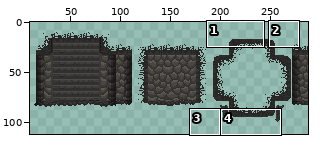
Edited in one commit: sprite sheet (Assets/images/platform.png). The first picture is a wide view before the edit; the outline marks the close-up.
Close-up. Before:
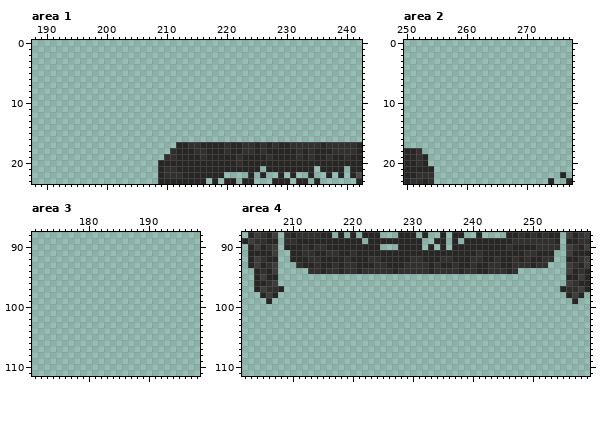
The file is 288x112 pixels. Colours within 5 levels of each other are drawn and written as one. Shown: area 1: x 188..242, y 0..23; area 2: x 250..277, y 0..23; area 3: x 171..198, y 88..111; area 4: x 202..259, y 88..111. The wide view leaves out empty margins. The commit also changed other parts of the picture, which this record leaves out.
After:
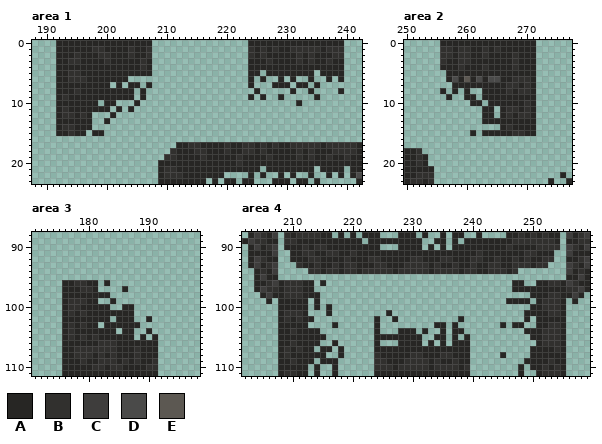
Palette (. is transparent): A #272624  B #31302e  C #3e3d3c  D #4a4a49  E #5c5852
The edit:
--- area 1
@@ x 188..242 @@
- 0 .......................................................
- 1 .......................................................
- 2 .......................................................
- 3 .......................................................
- 4 .......................................................
- 5 .......................................................
- 6 .......................................................
- 7 .......................................................
- 8 .......................................................
- 9 .......................................................
-10 .......................................................
-11 .......................................................
-12 .......................................................
-13 .......................................................
-14 .......................................................
-15 .......................................................
+ 0 ....AAAAAAAAAAAAAAAA................AAAAAAAAAAAAAAAA...
+ 1 ....AAAAAABBAAAABAAB................BABABAABBBBBABBB...
+ 2 ....AAABAAABBAAABAAB................BABAAAAABABAAABB...
+ 3 ....AABBAAAABAAAAABA................AAABAAAABABAABAA...
+ 4 ....AAAAAAAAAAAAAABA................AAAAAAAAAAAAAAAA...
+ 5 ....AABBAAAAAAAAAAAA................AA.AAAAAAAA.AAAA...
+ 6 ....AABBBAAAAAAA....................A.A..A.A..A..A.A...
+ 7 ....AAAAAAAAA.A.AA.A................A...AAA.AA.A.......
+ 8 ....AAABAAAAAAAAA.A..................A.....A..A....A...
+ 9 ....ABAAAAAAAAAAA.A.................A.A..A.....A.......
+10 ....AAAAAAA.AA...A..........................A..........
+11 ....ABAAAAAAA.A.A......................................
+12 ....ABBABA...A.........................................
+13 ....AAAAAA..A..........................................
+14 ....ABBAAA.............................................
+15 ....AABAA.AA...........................................
 16 .......................................................
--- area 2
@@ x 250..277 @@
- 0 ............................
- 1 ............................
- 2 ............................
- 3 ............................
- 4 ............................
- 5 ............................
- 6 ............................
- 7 ............................
- 8 ............................
- 9 ............................
-10 ............................
-11 ............................
-12 ............................
-13 ............................
-14 ............................
-15 ............................
+ 0 ......AAAAAAAAAAAAAAAA......
+ 1 ......BBABBAABABAAAAAA......
+ 2 ......BBABBAABAAAABAAA......
+ 3 ......BAABBAAAAAAABAAA......
+ 4 ......AAABAAABAAAABAAA......
+ 5 .......AAAAAAAAAAAAAAA......
+ 6 .......ADAEADADDAABBBA......
+ 7 ........AAAAAAAAABBABA......
+ 8 ......A.A.A..AAAABABBA......
+ 9 .......A..AA.AAAAAAAAA......
+10 ...........AA.AAAAAABA......
+11 .............AA.ABBABA......
+12 .............AA.ABABBA......
+13 .............AAAAAAAAA......
+14 ................ABAAAA......
+15 ...........A.AAAAABBAA......
 16 ............................
--- area 3
@@ x 171..198 @@
  95 ............................
- 96 ............................
- 97 ............................
- 98 ............................
- 99 ............................
-100 ............................
-101 ............................
-102 ............................
-103 ............................
-104 ............................
-105 ............................
-106 ............................
-107 ............................
-108 ............................
-109 ............................
-110 ............................
-111 ............................
+ 96 .....AABBAA.A...............
+ 97 .....AAABBA....A............
+ 98 .....AAAAAAAA...............
+ 99 .....ABBBAA..A..............
+100 .....ABBAAAAA..AA...........
+101 .....ABABAAAAAAAA...........
+102 .....AAAAAAAA.AAA..A........
+103 .....ABABAA.AAAAAA..........
+104 .....ABAAAAAAA.AA..A........
+105 .....ABABABAAAAAA.A.A.......
+106 .....AAAAAABBBAAAAAAA.......
+107 .....AABBBBBBBAAABAAA.......
+108 .....AABBBABABAAABAAA.......
+109 .....AAABAABBBABABAAB.......
+110 .....AAAAABBABBAAAABB.......
+111 .....AAAAAAAAAAAAAAAA.......
--- area 4
@@ x 202..259 @@
  95 ..ACAA................................................AACA
- 96 ..AABC................................................CBAA
- 97 ..ACBBA..............................................ABBCA
- 98 ...ACA................................................ACA.
- 99 ....A..................................................A..
-100 ..........................................................
-101 ..........................................................
-102 ..........................................................
-103 ..........................................................
-104 ..........................................................
-105 ..........................................................
-106 ..........................................................
-107 ..........................................................
-108 ..........................................................
-109 ..........................................................
-110 ..........................................................
-111 ..........................................................
+ 96 ..AABCABBBAA.A...............................AA..AABBACBAA
+ 97 ..ACBBABBBAA.................................AAAAAAAAABBCA
+ 98 ...ACAABBBAAA...................................AAABBAACA.
+ 99 ....A.AAAAA.A...............................AAAA.ABBBA.A..
+100 ......AAAAA.A.A.................................AABBBA....
+101 ......ABBBA...A.........A......................AAAABBA....
+102 ......ABABAA..........A..A..........A..........A.AAAAA....
+103 ......AAAAA....A......A.........AA.A.......A.AA..AABBA....
+104 ......AABAAAA.........A...AAA.A..A.AA..........AAABBBA....
+105 ......AAAAAAAA........AAAAAAAA..AA.A.A..........AABBBA....
+106 ......AABAAAA..A......A...AAAA.A.A.AAA...........ABBBA....
+107 ......ABABAA.AA.A.....AAAAAAAAAAAAAAAA..........AAAABA....
+108 ......ABAAAAAA..A.....BAAAAABBAAABBAAA.....A....AAAAAA....
+109 ......AABAAA.AAA......BBAAABBBBABAABAA.........AAAABAA....
+110 ......AAAAA.A..A......BBBABBBBBABBBBAB........A.AABABA....
+111 ......ABBAA.A..A......AAAAAAAAAAAAAAAA........A..ABBBA....
Where, in picture pixels (left, top, right, bottom), the same in both close-ups:
added: (56, 40, 152, 136)
added: (248, 40, 344, 106)
added: (440, 40, 536, 136)
added: (62, 280, 158, 376)
added: (278, 280, 344, 376)
added: (500, 280, 566, 376)
added: (374, 310, 470, 376)
